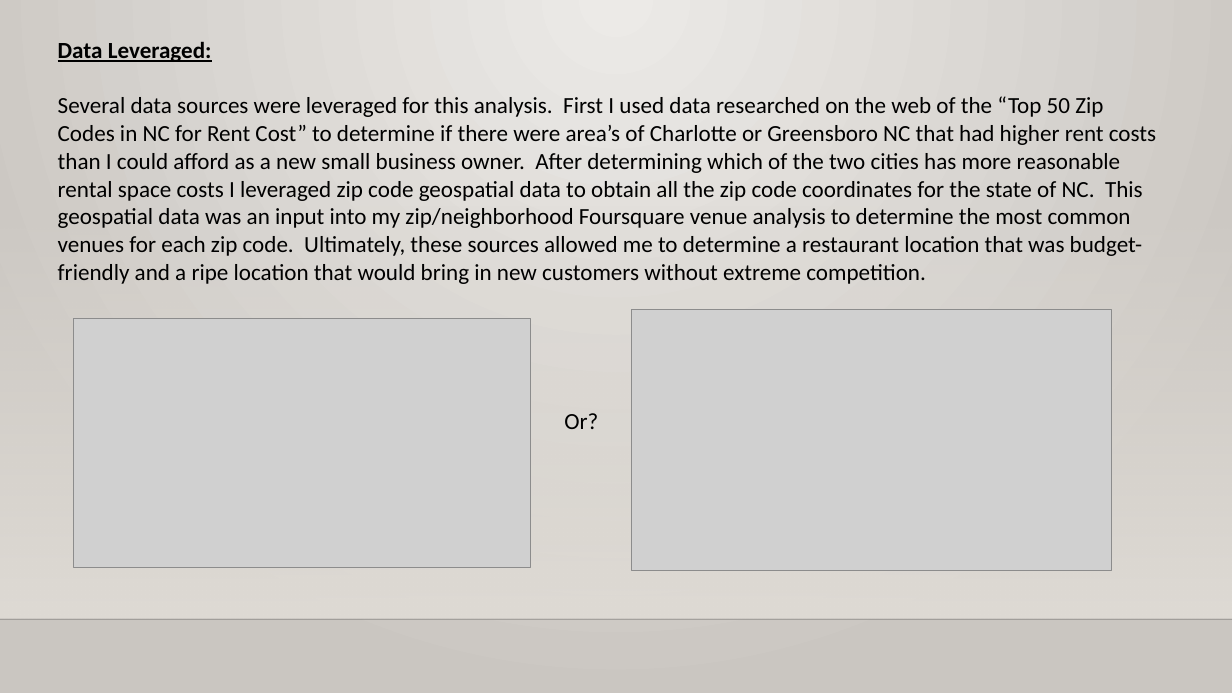
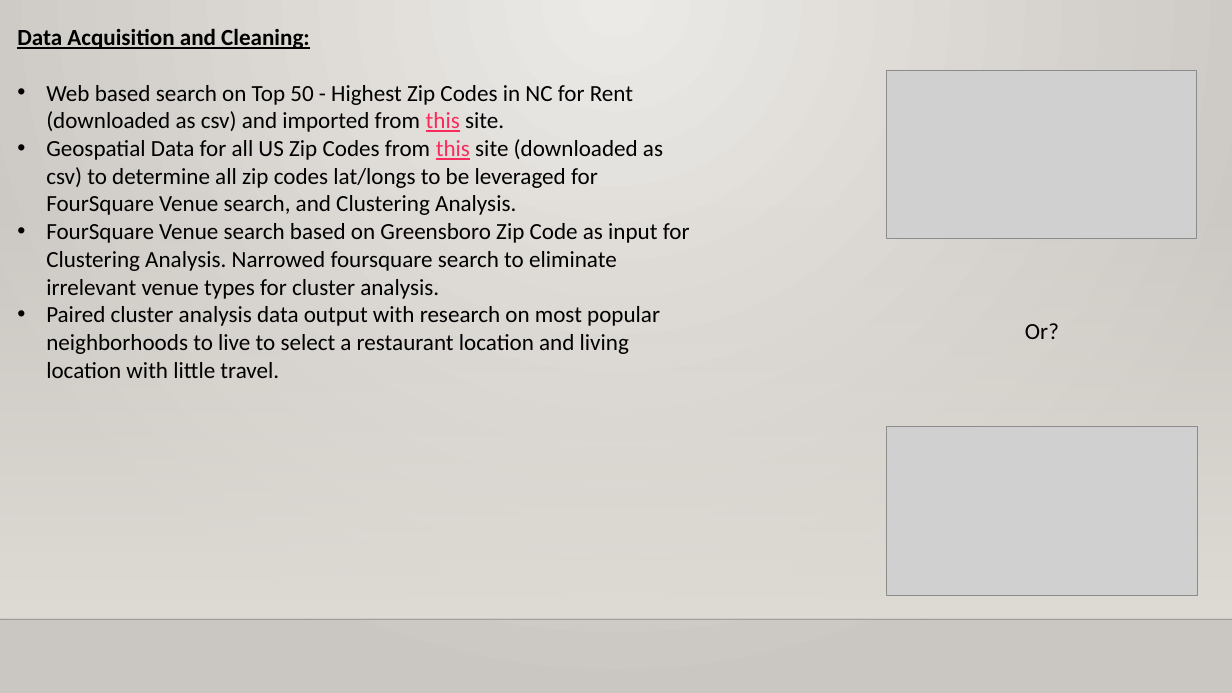
Before and after one commit to crowela022/LCDataScience, a slide deck: slide 3 of Data Science Capstone Project Presentation 2.pptx. Drawn at 1232x693 pixels with LibreOffice and Linux fonts; fonts in the diff are those of the drawing; grey boxes stand for pictures; background and template pictures are left out. Boxes give left, top, right and bottom in pixels: in the first picture for what was removed or moved away, otherwise in the second. Text is boxed around its words. In the diff, an @@ line names an element or a change of style, - is before the commit and + after.

```diff
--- a/Data Science Capstone Project Presentation 2.pptx
+++ b/Data Science Capstone Project Presentation 2.pptx
@@ text at box(17, 28, 690, 378): text changed @@
-Data Leveraged:
-Several data sources were leveraged for this analysis. First I used data researched on the web of the “Top 50 Zip Codes in NC for Rent Cost” to determine if there were area’s of Charlotte or Greensboro NC that had higher rent costs than I could afford as a new small business owner. After determining which of the two cities has more reasonable rental space costs I leveraged zip code geospatial data to obtain all the zip code coordinates for the state of NC. This geospatial data was an input into my zip/neighborhood Foursquare venue analysis to determine the most common venues for each zip code. Ultimately, these sources allowed me to determine a restaurant location that was budget-friendly and a ripe location that would bring in new customers without extreme competition.
+Data Acquisition and Cleaning:
+• Web based search on Top 50 - Highest Zip Codes in NC for Rent (downloaded as csv) and imported from this site.
+• Geospatial Data for all US Zip Codes from this site (downloaded as csv) to determine all zip codes lat/longs to be leveraged for FourSquare Venue search, and Clustering Analysis.
+• FourSquare Venue search based on Greensboro Zip Code as input for Clustering Analysis. Narrowed foursquare search to eliminate irrelevant venue types for cluster analysis.
+• Paired cluster analysis data output with research on most popular neighborhoods to live to select a restaurant location and living location with little travel.
@@ picture: place and size @@
-picture at box(74, 319, 531, 567)
+picture at box(887, 70, 1197, 238)
@@ text "Or?": place and size @@
-text "Or?" at box(564, 413, 598, 429)
+text "Or?" at box(1025, 323, 1059, 339)
@@ picture: place and size @@
-picture at box(631, 310, 1112, 570)
+picture at box(887, 427, 1198, 595)
```
Also in this commit, not shown: 1 other slide changed, 5 slides added, 5 slides removed.
